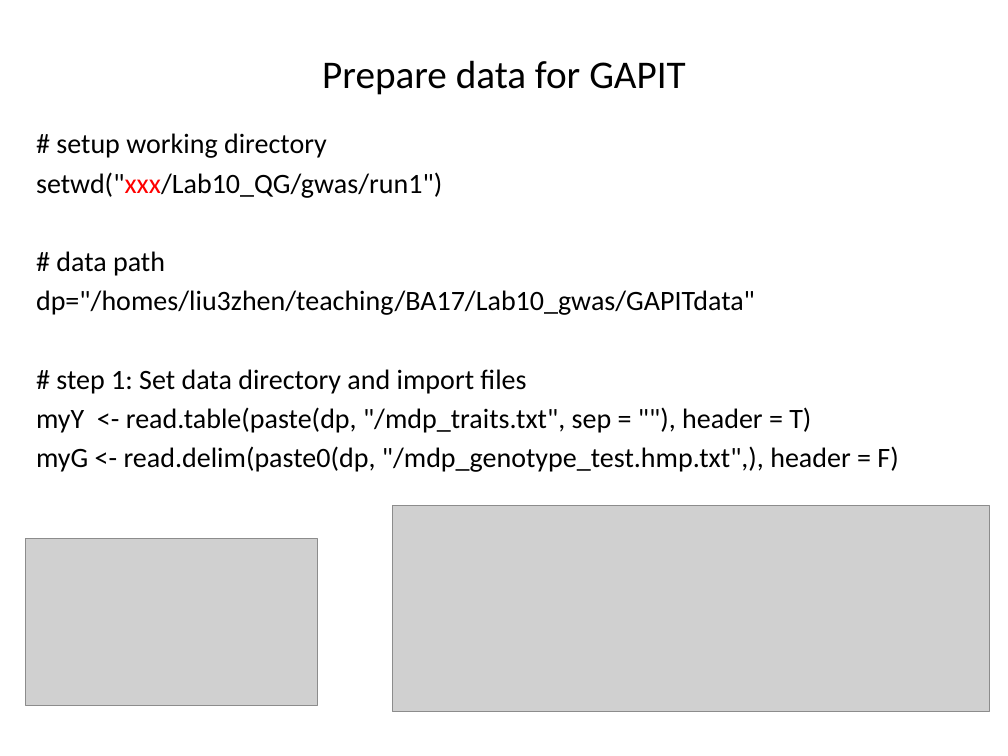
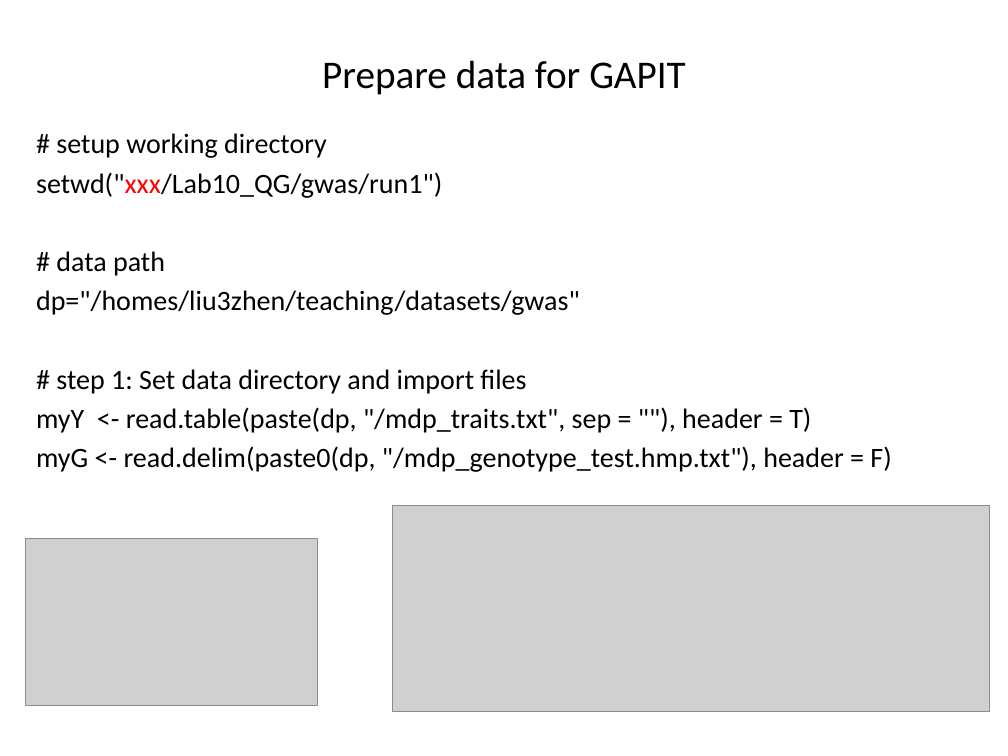
Before and after one commit to liu3zhenlab/teaching, a slide deck: slide 16 of PLPTH813Bioinformatis/2019/labs/lab9_qtl_gwas.pptx. Drawn at 1008x756 pixels with LibreOffice and Linux fonts; fonts in the diff are those of the drawing; grey boxes stand for pictures. Boxes give left, top, right and bottom in pixels: in the first picture for what was removed or moved away, otherwise in the second. Text is boxed around its words. In the diff, an @@ line names an element or a change of style, - is before the commit and + after.

Commit message:
lab09 - qtl_gwas_update

```diff
--- a/PLPTH813Bioinformatis/2019/labs/lab9_qtl_gwas.pptx
+++ b/PLPTH813Bioinformatis/2019/labs/lab9_qtl_gwas.pptx
@@ text at box(36, 290, 580, 315): text changed @@
-dp="/homes/liu3zhen/teaching/BA17/Lab10_gwas/GAPITdata"
+dp="/homes/liu3zhen/teaching/datasets/gwas"
@@ text at box(36, 446, 891, 472): text changed @@
-myG <- read.delim(paste0(dp, "/mdp_genotype_test.hmp.txt",), header = F)
+myG <- read.delim(paste0(dp, "/mdp_genotype_test.hmp.txt"), header = F)
```
Also in this commit, not shown: 1 other slide changed.
